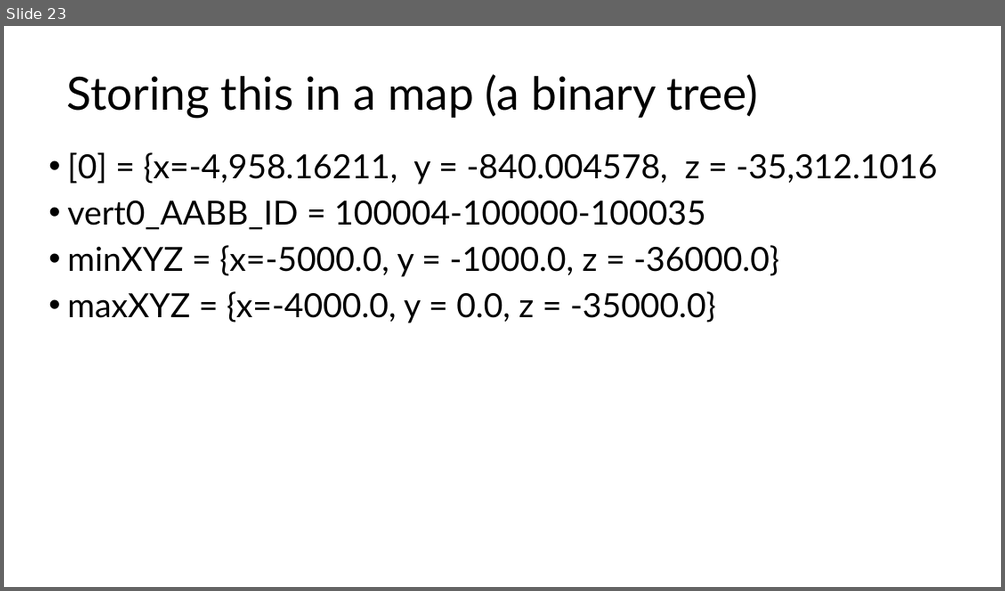
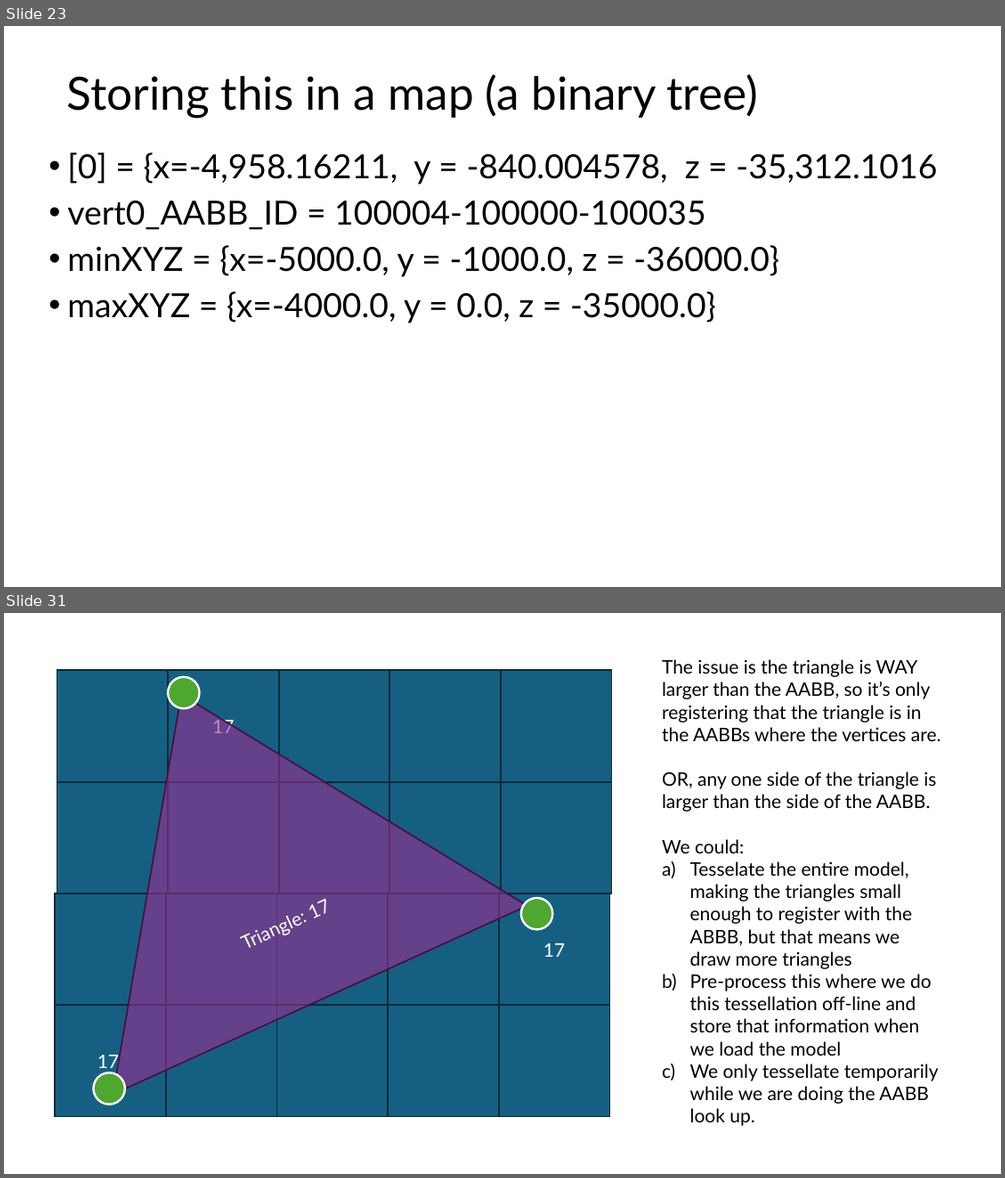
Before and after one commit to FeeneyCodes/GDP202425, a slide deck: 6019_Phys_1/D2D/W10/Broad_vs_Narrow.pptx. Shown one above the other, each under a label of ours: slide 23 before the commit, slides 23 and 31 after it; the slides between them are not shown. The pictures are 1005x591 and 1005x1178 pixels, drawn with LibreOffice and Linux fonts; fonts in the diff are those of the drawing. Boxes give left, top, right and bottom in pixels: in the first picture for what was removed or moved away, otherwise in the second. Text is boxed around its words. In the diff, an @@ line names an element or a change of style, - is before the commit and + after.

Commit message:
Subdivided triagle test for broad phase AABB generation

```diff
--- a/6019_Phys_1/D2D/W10/Broad_vs_Narrow.pptx
+++ b/6019_Phys_1/D2D/W10/Broad_vs_Narrow.pptx
@@ slide 31 added at [4, 613, 1001, 1174], background #FFFFFF @@
@@ text added at [662, 659, 941, 1126], 18 pt, text #000000 @@
+The issue is the triangle is WAY larger than the AABB, so it’s only registering that the triangle is in the AABBs where the vertices are.
+OR, any one side of the triangle is larger than the side of the AABB.
+We could:
+a) Tesselate the entire model, making the triangles small enough to register with the ABBB, but that means we draw more triangles
+b) Pre-process this where we do this tessellation off-line and store that information when we load the model
+c) We only tessellate temporarily while we are doing the AABB look up.
@@ group added at [4, 613, 611, 1116]: 20 rectangles, 3 ellipses, 1 triangle @@
+17
+17
+17
+Triangle: 17
```
Also in this commit, not shown: 9 other slides added, 2 other files.
